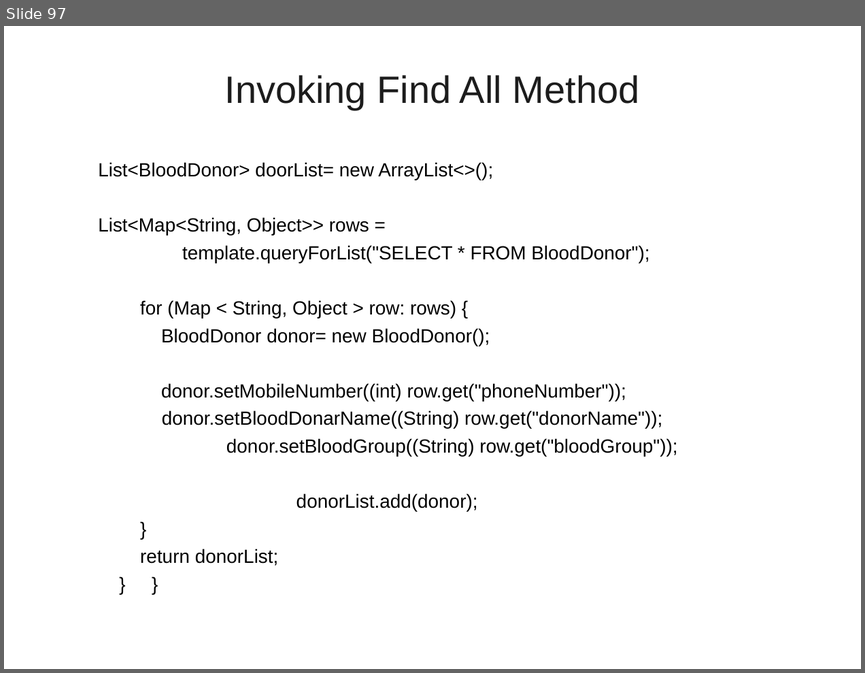
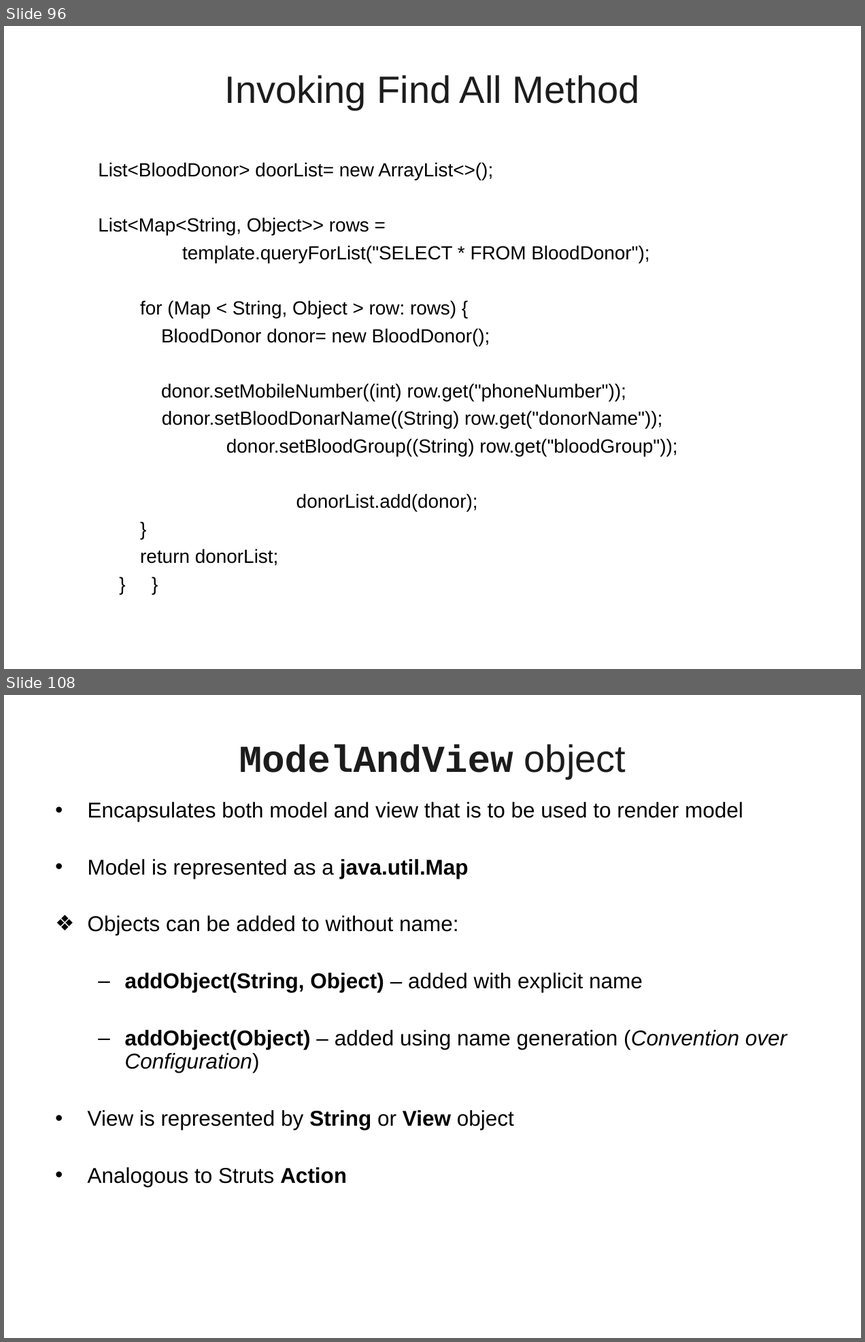
Before and after one commit to vatsanTraining/corejava, a slide deck: SpringBoot_Module1.ppt. Shown one above the other, each under a label of ours: slide 97 before the commit, slides 96 and 108 after it; the slides between them are not shown. The pictures are 865x673 and 865x1342 pixels, drawn with LibreOffice and Linux fonts; fonts in the diff are those of the drawing; background and template pictures are left out. Boxes give left, top, right and bottom in pixels: in the first picture for what was removed or moved away, otherwise in the second. Text is boxed around its words. In the diff, an @@ line names an element or a change of style, - is before the commit and + after.

```diff
--- a/SpringBoot_Module1.ppt
+++ b/SpringBoot_Module1.ppt
@@ slide 108 added at bbox=[4, 695, 861, 1338], background picture (left out) @@
@@ title added at bbox=[239, 744, 626, 779], 32 pt, text #1C1C1C, bold @@
+ModelAndView object
@@ text added at bbox=[88, 802, 787, 1187], 18 pt, text #000000 @@
+• Encapsulates both model and view that is to be used to render model
+• Model is represented as a java.util.Map
+❖ Objects can be added to without name:
+  – addObject(String, Object) – added with explicit name
+  – addObject(Object) – added using name generation (Convention over Configuration)
+• View is represented by String or View object
+• Analogous to Struts Action
@@ what was slide 97 is now slide 96 @@
```
Also in this commit, not shown: 2 slides changed, 21 other slides added, 1 slide removed.
